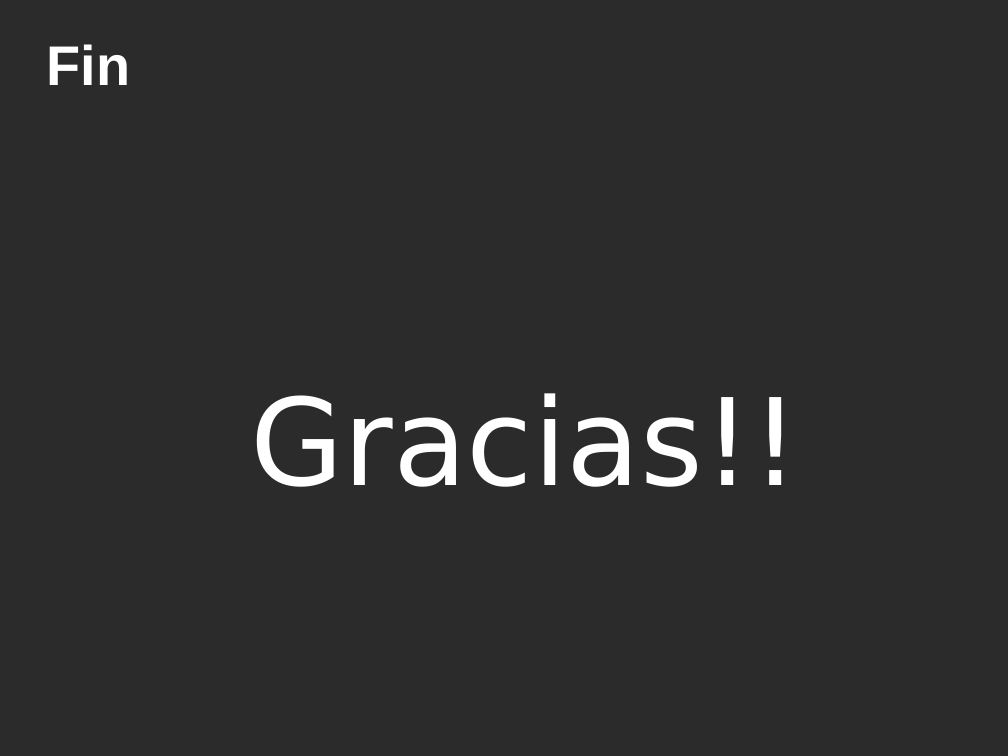
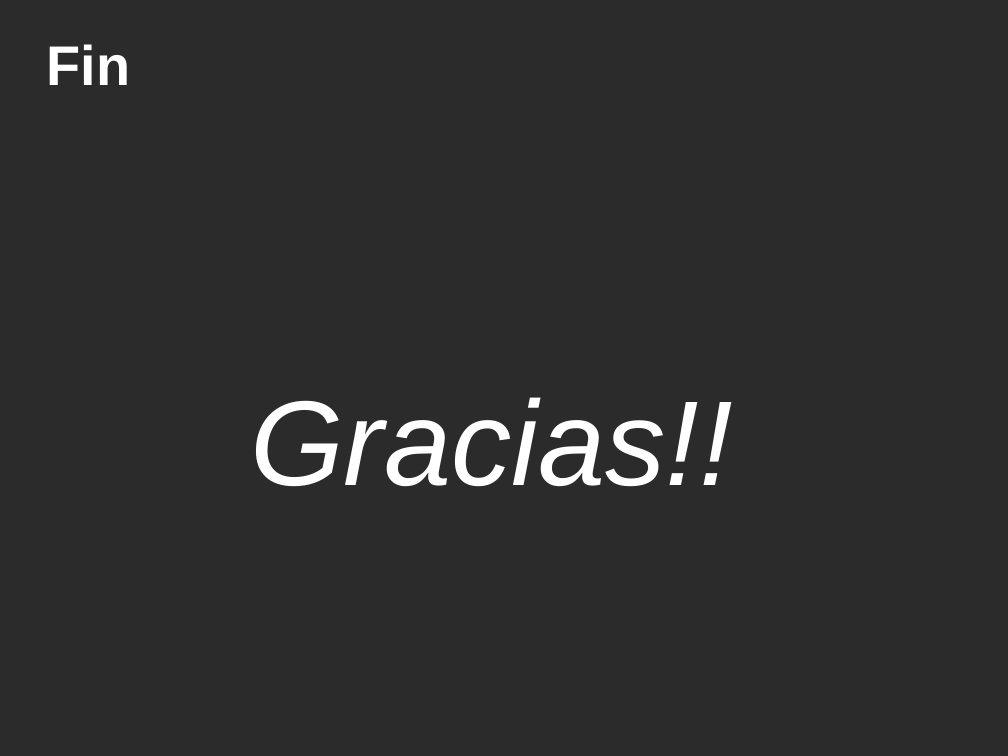
Before and after one commit to ervin45/proyectofinal, a slide deck: slide 36 of doc/material_para_la_catedra/presentacion_final/presentacion_final.odp (slide 35 before the commit). Drawn at 1008x756 pixels with LibreOffice and Linux fonts; fonts in the diff are those of the drawing; background and template pictures are left out; a plain dark background stands for a picture behind light text. Boxes give left, top, right and bottom in pixels: in the first picture for what was removed or moved away, otherwise in the second. Text is boxed around its words. In the diff, an @@ line names an element or a change of style, - is before the commit and + after.

```diff
--- a/doc/material_para_la_catedra/presentacion_final/presentacion_final.odp
+++ b/doc/material_para_la_catedra/presentacion_final/presentacion_final.odp
@@ text "Gracias!!" at <box>250,397,732,486</box>: font DejaVu Sans to Arial, italic on @@
```
Also in this commit, not shown: 10 other slides changed, 3 slides added, 2 slides removed.
